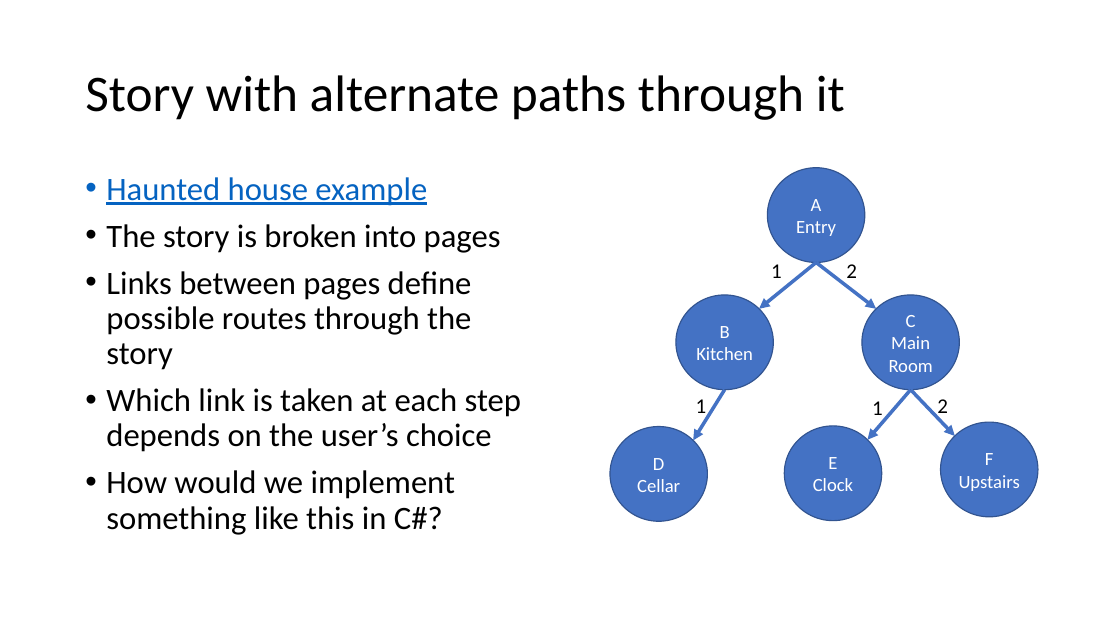
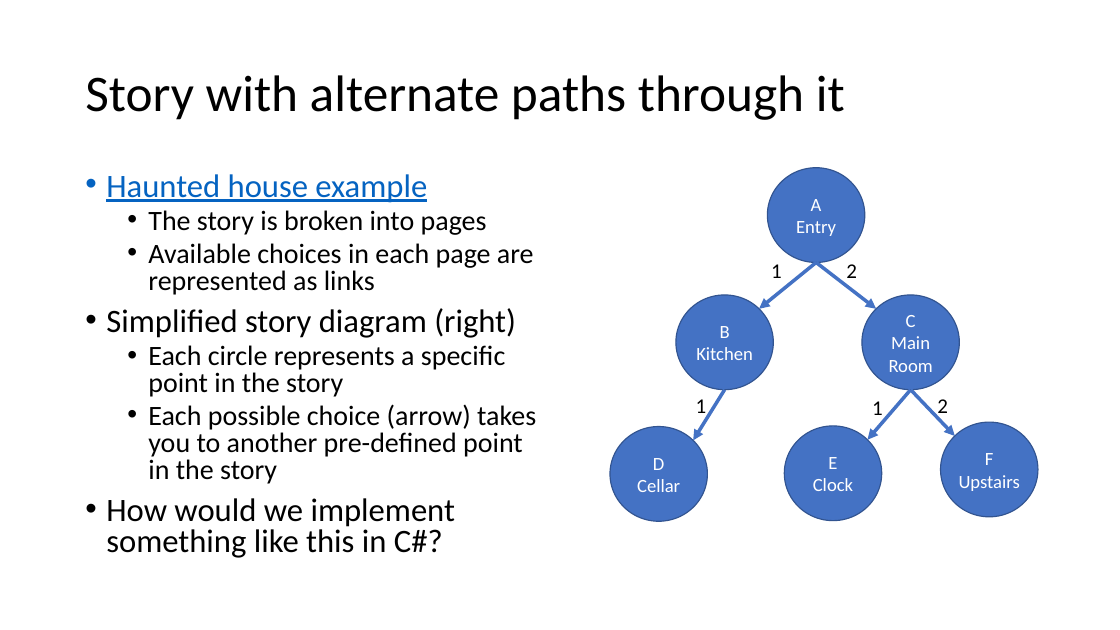
Before and after one commit to SWHS-PC/Users, a slide deck: slide 2 of NiklasB/WebAdventure/StateMachine.pptx. Drawn at 1120x630 pixels with LibreOffice and Linux fonts; fonts in the diff are those of the drawing. Boxes give left, top, right and bottom in pixels: in the first picture for what was removed or moved away, otherwise in the second. Text is boxed around its words. In the diff, an @@ line names an element or a change of style, - is before the commit and + after.

Commit message:
Improvements to PowerPoint slides

```diff
--- a/NiklasB/WebAdventure/StateMachine.pptx
+++ b/NiklasB/WebAdventure/StateMachine.pptx
@@ text at [106,174,487,558]: size 28 to 24 pt in "The story is broken into pages"; line spacing 0.9 to 0.8; list level 1 to 2 in "The story is broken into ..." @@
@@ text at [106,243,536,484]: text changed; size 28 to 24 pt @@
-• Links between pages define possible routes through the story
-• Which link is taken at each step depends on the user’s choice
+  • Available choices in each page are represented as links
+• Simplified story diagram (right)
+  • Each circle represents a specific point in the story
+  • Each possible choice (arrow) takes you to another pre-defined point in the story
```
Also in this commit, not shown: 6 other slides changed.
